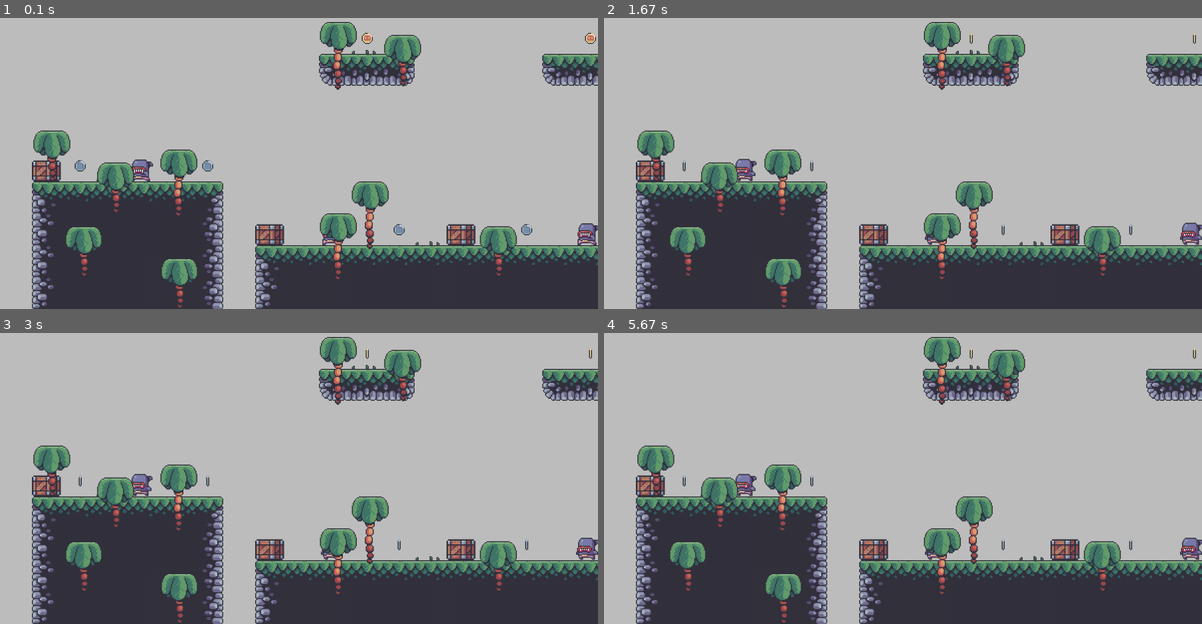
Above: before the commit, frames 1-4 (two rows, left to right).
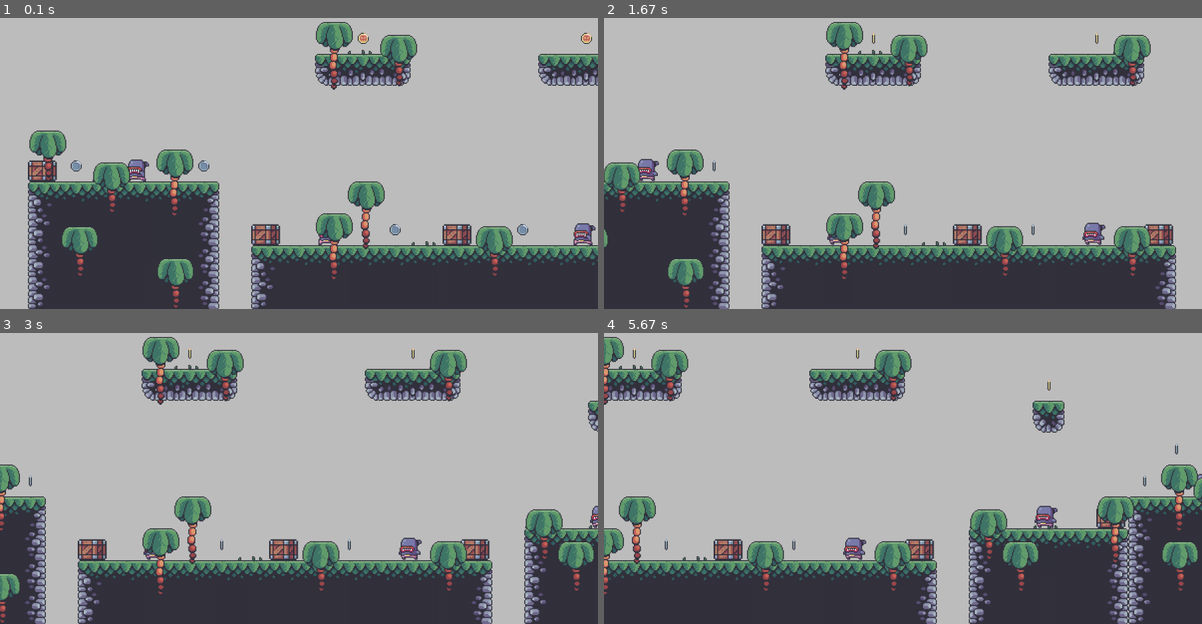
Above: after the commit, the same moments.

Repository: dheeraj1429/Learning-Python
Game: pygame game, started from gamemap/src/game.py
The game is run twice, just before and just after one commit, with the same random seed, the same clock (stepped at 60 frames per second) and the same inputs.
Inputs:
- Up to frame 1 (0.1 s): no input
- Up to frame 2 (1.67 s): no input
- Up to frame 3 (3 s): no input
- Up to frame 4 (5.67 s): no input

The runs differ from the first frame. In frame 1, 13% of the frame differs, in the area x 4-100%, y 1-100%; in frame 2, 31%; in frame 3, 32%; in frame 4, 36%, in the area x 0-100%, y 1-100%.

Commit message:
learning

Diff:
--- a/gamemap/src/level.py
+++ b/gamemap/src/level.py
@@ -8,7 +8,7 @@
 class Level():
     def __init__(self, level_data, surface):
         self.display_surface = surface
-        self.shift_world = 0
+        self.shift_world = -2
 
         # terrain setup
         terrain_layout = import_csv_file(level_data['terrain'])
